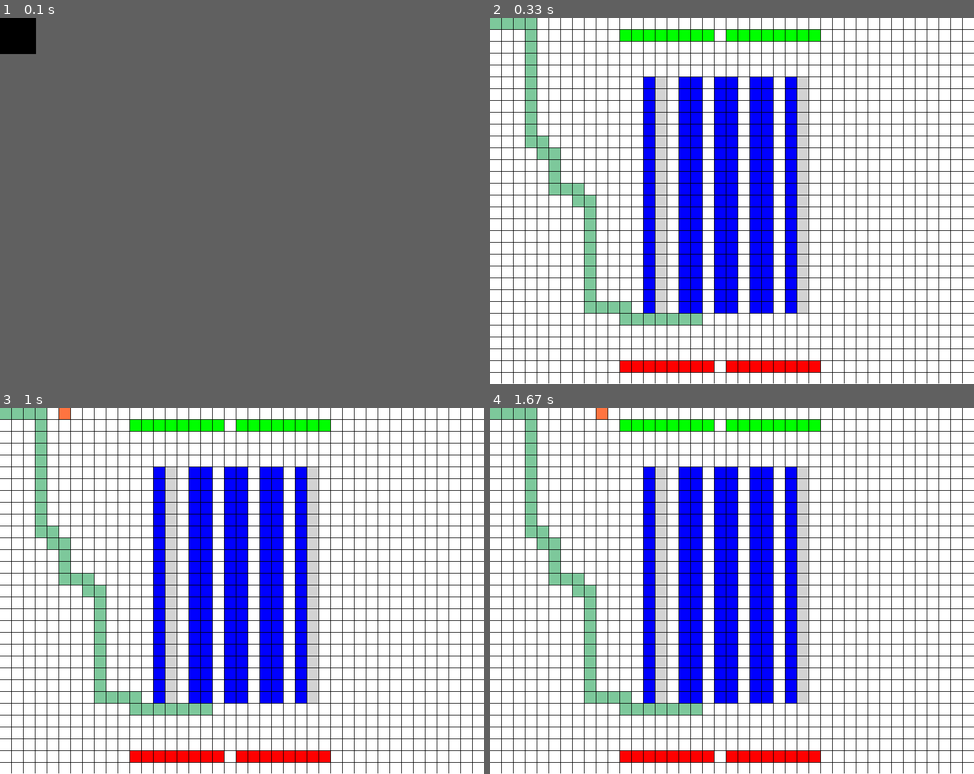
Above: before the commit, frames 1-4 (two rows, left to right).
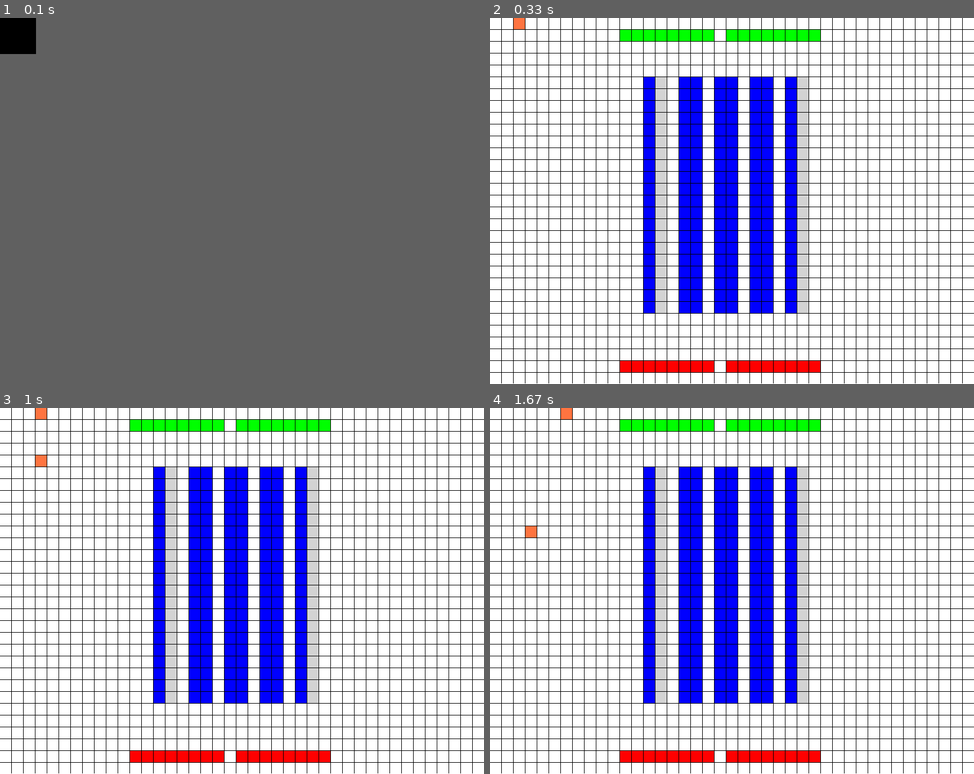
Above: after the commit, the same moments.

Repository: ironmann250/warehouse-simulator
Game: pygame game, started from interface.py
The game is run twice, just before and just after one commit, with the same random seed, the same clock (stepped at 60 frames per second) and the same inputs.
Inputs:
- Up to frame 1 (0.1 s): no input
- Up to frame 2 (0.33 s): no input
- Up to frame 3 (1 s): hold Right 0.33-0.8 s; hold Up from 0.83 s (still down)
- Up to frame 4 (1.67 s): release Up at 1.13 s; hold Right 1.17-1.63 s

Frame 1 is identical in both runs. In frame 2, 3.1% of the frame differs, in the area x 0-44%, y 0-84%; in frame 3, 3.1%; in frame 4, 3.2%.

Commit message:
added path planning animation

Diff:
--- a/config.py
+++ b/config.py
@@ -32,7 +32,10 @@
 EMPTY_COLOR=(211,211,211)
 
 TYPES=[0,1,2,3] #0 nothing, 1 crate, 2 input, 3 output, 4 is robot
-INSTRUCTIONS=[] #[FROM_TYPE,FROM_ID,TO_TYPE,TO_ID] ID is what grid to what grid
+INSTRUCTIONS=[[[0,0],[17,25],'up'],  #[[FROM], [TO]] ID is what grid to what grid
+             [[17,25],[0,10],'down']]
+
+MIN_MAX_ORDERS=[1,5]
 
 def randomly_populate_crates():
     for group in range(CRATES_GROUPS):
--- a/interface.py
+++ b/interface.py
@@ -1,3 +1,4 @@
+from enum import auto
 import pygame,config,time,asyncio,collections,pprint
 from maze import Maze, MazeLocation, manhattan_distance,euclidean_distance
 from generic_search import dfs, bfs, node_to_path, astar, Node
@@ -52,6 +53,8 @@
         self.crane=[0,0,0] #grid x,y and content 0 nothing, 1 something
         self.init=True
         self.testrun=True
+        self.path=[]
+        self.path_counter=0
 
     def draw_rect(self,color,x,y,width,height):
         pygame.draw.rect(self.screen,color,
@@ -157,7 +160,7 @@
                         self.grid[gridx][gridy]=[1,1]
                     else:
                         self.grid[gridx][gridy]=[1,0]
-                    #print(config.CRATES[group][length][width] )
+
                     gridx+=1
                 gridx=crates_x_start_at
                 gridy+=1
@@ -287,15 +290,6 @@
                     col[1]=1
                     return
 
-    def draw_frame(self):
-        self.screen.fill((255,255,255))
-        self.draw_grid()
-        self.init_components()
-        self.draw_components()
-        empty_crate=Container((125,200,155),self.get_cell_coordinate(17,25))
-        self.screen.blit(empty_crate.surf,self.get_cell_coordinate(17,25,False))
-        self.run_once()
-        pygame.display.update()
 
     def handle_events(self,event_list):
         for event in event_list:
@@ -306,32 +300,89 @@
             if event.type == ADDTOINPUT:
                 self.add_to_input()
 
-
-
-    def path_exec(self,path):
-        for cell in path:
-            self.grid[cell[0]][cell[1]]=[4,1]
+    def plan_path(self,start,end):
+        print ("calculation path from ",start,"to",end,"...")
+        c=time.time()
+        start = MazeLocation(start[0],start[1])
+        end = MazeLocation(end[0],end[1])
+
+        mz=Maze(grid=self.grid,rows=len(self.grid),
+        columns=len(self.grid[0]),start=start,goal=end)
+
+        distance: Callable[[MazeLocation], float] = manhattan_distance(mz.goal)
+
+        solution: Optional[Node[MazeLocation]] = astar(mz.start,
+        mz.goal_test, mz.successors,distance)
+
+        if solution is None:
+            print ("calculation invalid")
+            return []
+        else:
+            path: List[MazeLocation] = node_to_path(solution)
+            print ("calculation finished in: ",time.time()-c ,"seconds")
+            return path
+
+    def path_exec(self,action,sleep_for=0.05):
+        if self.path == []:
+            return
+
+        i=self.path_counter
+        cell=self.path[i]
+        if not i==0:
+            self.grid[self.path[i-1].row][self.path[i-1].column]=[0,0]
+        self.grid[cell.row][cell.column]=[4,1]
+        time.sleep(sleep_for)
+        if self.path_counter >= len(self.path)-1:
+            self.crane[0]=cell.row
+            self.crane[1]=cell.column
+            self.move_crane(action)
+            self.path=[]
+            self.path_counter=0
+            self.instruction_counter+=1
+        else:
+            self.path_counter+=1
+
+    def location_near_crate(self,location):
+        #check up, dow,left,right and diagonals
+        xdirs=[-1,1,0]
+        ydirs=[-1,1,0]
+        for x in xdirs:
+            for y in ydirs:
+                if self.grid[location[0]+x][location[1]+y][0] in [1,2,3]:
+                    return True
+        return False
+
+    def execute_instruction(self):
+        if self.instruction_counter>=len(config.INSTRUCTIONS):
+            return None
+        start,end,action=config.INSTRUCTIONS[self.instruction_counter]
+        if len(self.path)>0: #let path finish
+            return action
+        #check if start has a crane
+        #check if end is near a crate and calc action (up,down...)
+        if self.grid[start[0]][start[1]][0]==4:
+            if True:#self.location_near_crate(end):
+                self.path=self.plan_path(start,end)
+                return action
+
+        return None
+
+
 
     def run_once(self):
         if not self.testrun:
             return
-        start=[0,0]
-        end=[17,25]
-        start = MazeLocation(0,0)
-        end = MazeLocation(17,25)
-        mz=Maze(grid=self.grid,rows=len(self.grid),columns=len(self.grid[0]),start=start,goal=end)
-        distance: Callable[[MazeLocation], float] = manhattan_distance(mz.goal)
-        solution1: Optional[Node[MazeLocation]] = astar(mz.start, mz.goal_test, mz.successors,distance)
-        if solution1 is None:
-            print("No solution found using depth-first search!")
-        else:
-            path1: List[MazeLocation] = node_to_path(solution1)
-            for path in path1:
-                #print(path.column,path.row)
-                empty_crate=Container((125,200,155),self.get_cell_coordinate(path.row,path.column))
-                self.screen.blit(empty_crate.surf,self.get_cell_coordinate(path.row,path.column,False))
-        print (len(path1))
-        #self.testrun=False
+        self.testrun=False
+
+    def draw_frame(self):
+        self.screen.fill((255,255,255))
+        self.draw_grid()
+        self.init_components()
+        self.draw_components()
+        action=self.execute_instruction()
+        if action:
+            self.path_exec(action)
+        pygame.display.update()
 
     def run(self):
         while self.running:
--- /dev/null
+++ b/simple_warehouse_manager.py
@@ -0,0 +1,18 @@
+# given a grid, crane starting position, inputs, outputs and crates
+# make instructions for the crane to get inputs to crates,
+# crates to outputs and handle orders
+# orders are users submitting orders of particular number of crates
+# the crane executess each order one by one
+# the crane will pause if outputs are full then continue after
+
+import config,random
+
+order_count=0
+
+def get_orders():
+    min_,max_=config.MIN_MAX_ORDERS
+    choices=list(range(min_,max_+1))
+    return random.choice(choices)
+
+for i in range (50):
+    print (get_orders(),end=",")
Not shown, changed: README.md
